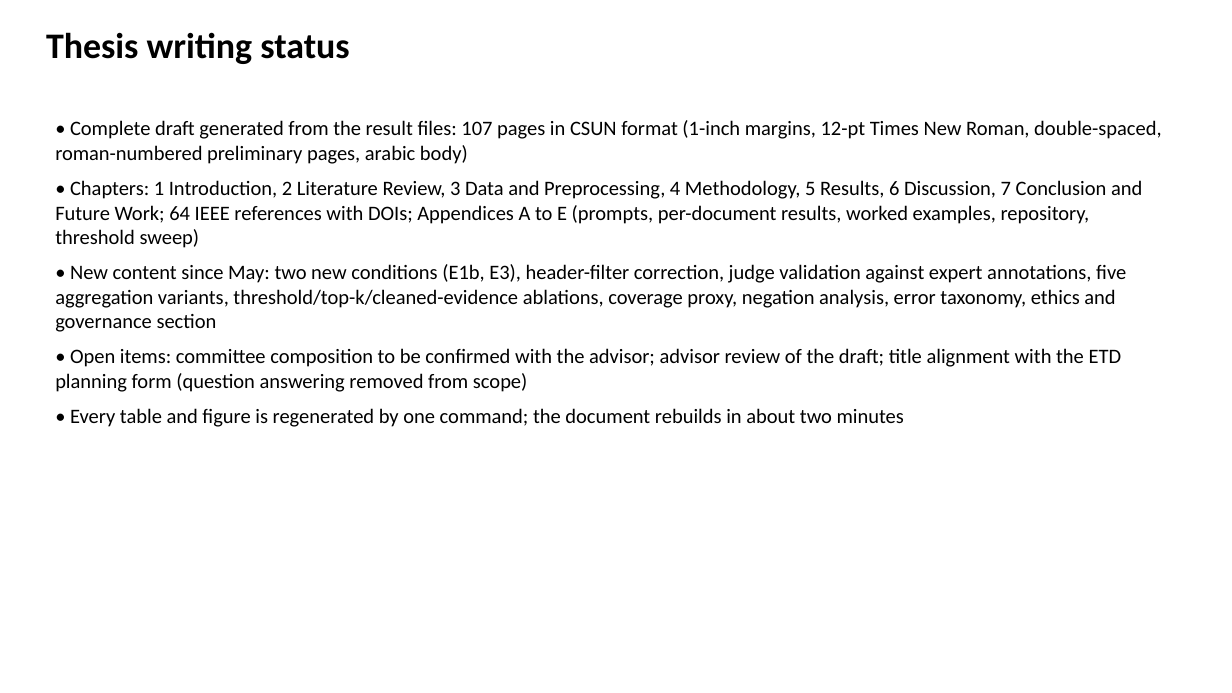
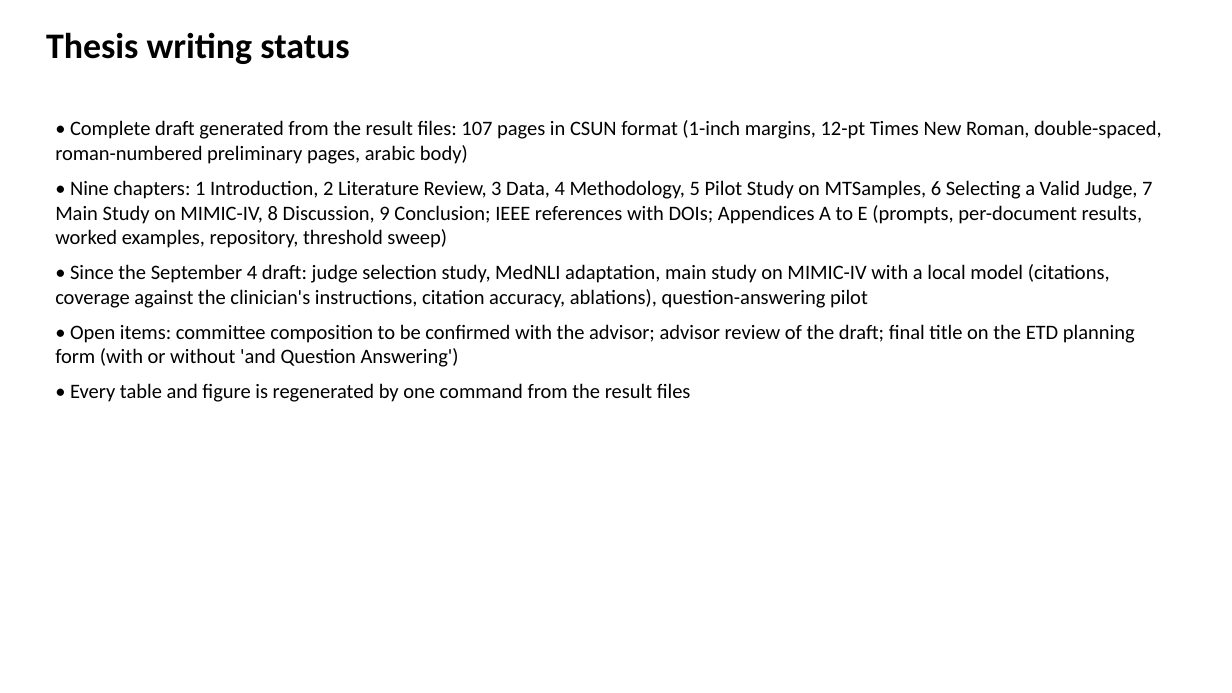
Before and after one commit to slay-a/medical-hallucination-eval, a slide deck: slide 12 of deliverables/Progress_Slides_Fall2026.pptx. Drawn at 1232x693 pixels with LibreOffice and Linux fonts; fonts in the diff are those of the drawing. Boxes give left, top, right and bottom in pixels: in the first picture for what was removed or moved away, otherwise in the second. Text is boxed around its words. In the diff, an @@ line names an element or a change of style, - is before the commit and + after.

```diff
--- a/deliverables/Progress_Slides_Fall2026.pptx
+++ b/deliverables/Progress_Slides_Fall2026.pptx
@@ text at (55, 180, 1152, 402): text changed @@
-• Chapters: 1 Introduction, 2 Literature Review, 3 Data and Preprocessing, 4 Methodology, 5 Results, 6 Discussion, 7 Conclusion and Future Work; 64 IEEE references with DOIs; Appendices A to E (prompts, per-document results, worked examples, repository, threshold sweep)
-• New content since May: two new conditions (E1b, E3), header-filter correction, judge validation against expert annotations, five aggregation variants, threshold/top-k/cleaned-evidence ablations, coverage proxy, negation analysis, error taxonomy, ethics and governance section
-• Open items: committee composition to be confirmed with the advisor; advisor review of the draft; title alignment with the ETD planning form (question answering removed from scope)
-• Every table and figure is regenerated by one command; the document rebuilds in about two minutes
+• Nine chapters: 1 Introduction, 2 Literature Review, 3 Data, 4 Methodology, 5 Pilot Study on MTSamples, 6 Selecting a Valid Judge, 7 Main Study on MIMIC-IV, 8 Discussion, 9 Conclusion; IEEE references with DOIs; Appendices A to E (prompts, per-document results, worked examples, repository, threshold sweep)
+• Since the September 4 draft: judge selection study, MedNLI adaptation, main study on MIMIC-IV with a local model (citations, coverage against the clinician's instructions, citation accuracy, ablations), question-answering pilot
+• Open items: committee composition to be confirmed with the advisor; advisor review of the draft; final title on the ETD planning form (with or without 'and Question Answering')
+• Every table and figure is regenerated by one command from the result files
```
Also in this commit, not shown: 8 other slides changed, 4 slides added, 4 slides removed, 11 other files.
